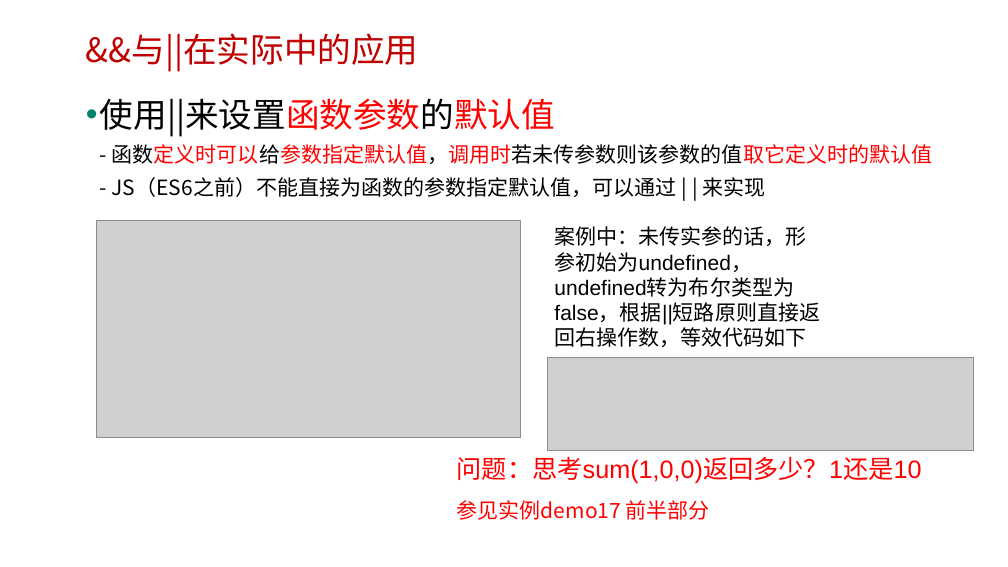
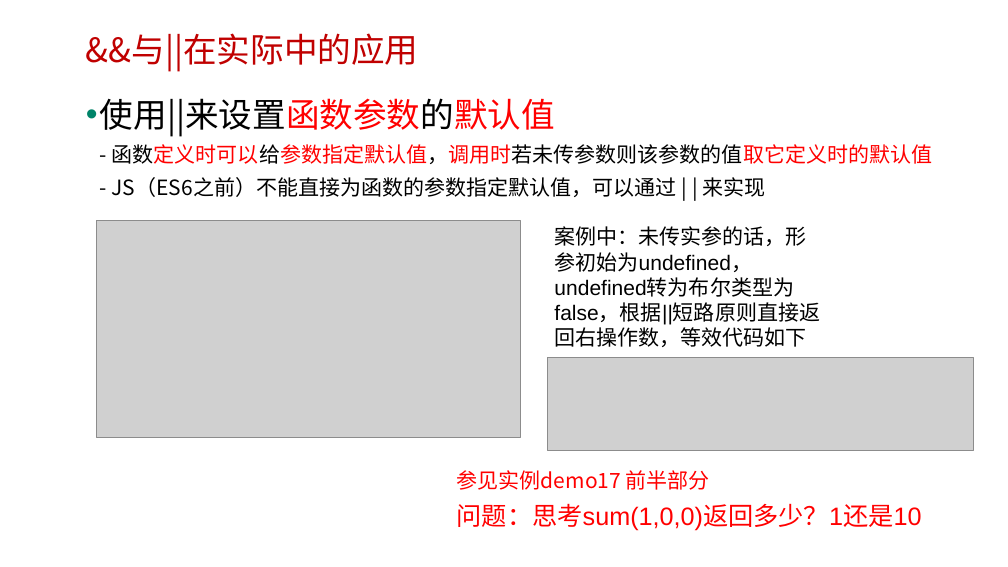
Before and after one commit to edu2act/course-javascript-advanced, a slide deck: slide 32 of 课程PPT/03.JavaScript语法、表达式及语句、运算符（1、逻辑运算符进阶）.pptx. Drawn at 1008x567 pixels with LibreOffice and Linux fonts; fonts in the diff are those of the drawing; grey boxes stand for pictures; background and template pictures are left out. Boxes give left, top, right and bottom in pixels: in the first picture for what was removed or moved away, otherwise in the second. Text is boxed around its words. In the diff, an @@ line names an element or a change of style, - is before the commit and + after.

```diff
--- a/课程PPT/03.JavaScript语法、表达式及语句、运算符（1、逻辑运算符进阶）.pptx
+++ b/课程PPT/03.JavaScript语法、表达式及语句、运算符（1、逻辑运算符进阶）.pptx
@@ text "参见实例demo17 前半部分": place and size @@
-text "参见实例demo17 前半部分" at [457, 500, 710, 520]
+text "参见实例demo17 前半部分" at [457, 470, 710, 490]
@@ text "问题：思考sum(1,0,0)返回多少？1还是10": place and size @@
-text "问题：思考sum(1,0,0)返回多少？1还是10" at [457, 456, 922, 484]
+text "问题：思考sum(1,0,0)返回多少？1还是10" at [457, 503, 922, 531]
```
Also in this commit, not shown: 1 other slide changed, 2 other files.
